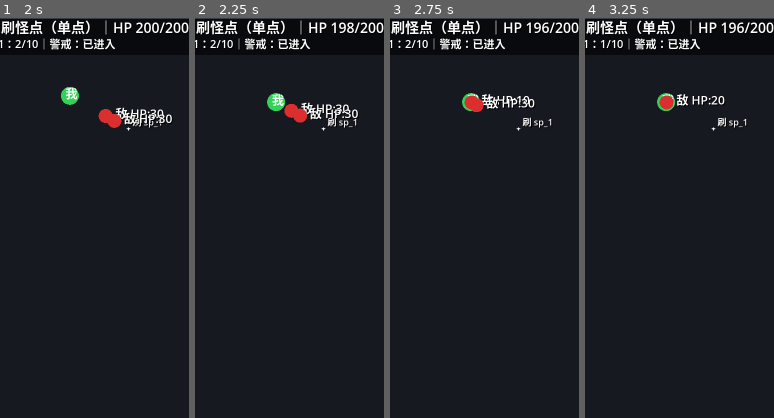
Above: before the commit, frames 1-4 (left to right).
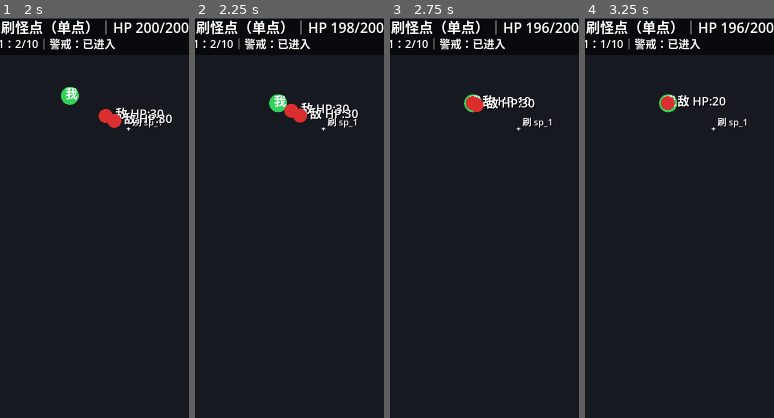
Above: after the commit, the same moments.

Repository: eat-chestnut/shanhaiidle
Game: Godot game, scene res://ui/pages/PageBattle.tscn
Same seed, same stepped clock (60 frames per second), same inputs: the game is played once before the commit and once after it.
Inputs:
- Up to frame 1 (2 s): no input
- Up to frame 2 (2.25 s): no input
- Up to frame 3 (2.75 s): no input
- Up to frame 4 (3.25 s): tap Enter at 2.75 s
The pictures show only the part of the screen within x 16-66%, y 0-50%; the shares and areas given below are measured in that part.

Frame 1 is identical in both runs. In frame 2, 0.3% of the frame differs, in the area x 38-49%, y 18-24%; in frame 3, 0.5%; in frame 4, 0.8%, in the area x 38-75%, y 18-24%.

Commit message:
Prompt 1.23：修复玩家“每刷怪就抖一下”的移动逻辑（加入滞后区）
目标：如果玩家已经在攻击范围内，则不应该因为新怪刷新而产生微移动。

请修改 BattleCanvas.gd 中“玩家自动靠近最近怪”的逻辑为带滞后区（hysteresis）：

1) 计算 attack_reach：
attack_reach = player_attack_range + player_radius + enemy_radius

2) 增加两个阈值（固定）：
stop_dist = attack_reach - 8
start_dist = attack_reach + 8
（注意：stop_dist 最小不能小于 0）

3) 移动规则改为：
- 若 dist > start_dist：玩家向目标移动
- 若 dist < stop_dist：玩家完全停止（不做任何位置更新）
- 若 stop_dist <= dist <= start_dist：保持当前状态（不要“为了对齐”做微调）

4) 为了让“保持状态”生效，需要一个布尔状态：
player_moving_to_target: bool
- 只有 dist > start_dist 时设 true
- 只有 dist < stop_dist 时设 false
- 在夹层区间不改变它

验收：
- 新怪刷出来时，如果玩家已在攻击范围内，不会再出现微移动抖动

Diff:
--- a/ui/pages/BattleCanvas.gd
+++ b/ui/pages/BattleCanvas.gd
@@ -41,6 +41,7 @@
 
 var _attack_timer := 0.0
 var _hit_log_cd := 0.0
+var player_moving_to_target := false
 
 func _ready() -> void:
 	randomize()
@@ -253,10 +254,12 @@
 
 func _move_player_to_nearest_enemy(delta: float) -> void:
 	if enemies.is_empty():
+		player_moving_to_target = false
 		return
 
 	var nearest_index := _find_nearest_enemy_index()
 	if nearest_index < 0:
+		player_moving_to_target = false
 		return
 
 	var nearest_enemy: Dictionary = enemies[nearest_index]
@@ -267,9 +270,17 @@
 	var player_attack_range: float = float(player.get("attack_range", 10.0))
 	var player_speed: float = float(player.get("speed", 140.0))
 
-	var desired_distance: float = player_attack_range + player_radius + enemy_radius
+	var attack_reach: float = player_attack_range + player_radius + enemy_radius
+	var stop_dist: float = maxf(0.0, attack_reach - 8.0)
+	var start_dist: float = attack_reach + 8.0
 	var distance_to_enemy: float = player_pos.distance_to(enemy_pos)
-	if distance_to_enemy > desired_distance:
+
+	if distance_to_enemy > start_dist:
+		player_moving_to_target = true
+	elif distance_to_enemy < stop_dist:
+		player_moving_to_target = false
+
+	if player_moving_to_target:
 		var dir: Vector2 = (enemy_pos - player_pos).normalized()
 		player_pos += dir * player_speed * delta
 		player["pos"] = _clamp_pos_in_arena(player_pos, player_radius)
@@ -349,6 +360,7 @@
 	enemies.clear()
 	_attack_timer = 0.0
 	_hit_log_cd = 0.0
+	player_moving_to_target = false
 
 	for spawn_id in spawn_order:
 		if not spawn_rt.has(spawn_id):
